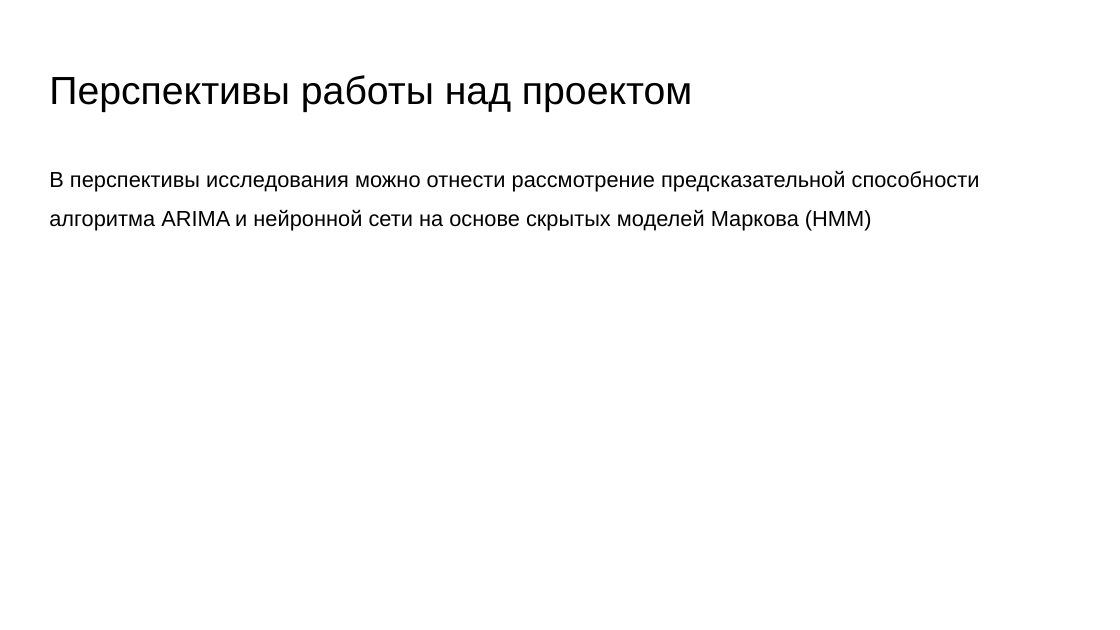
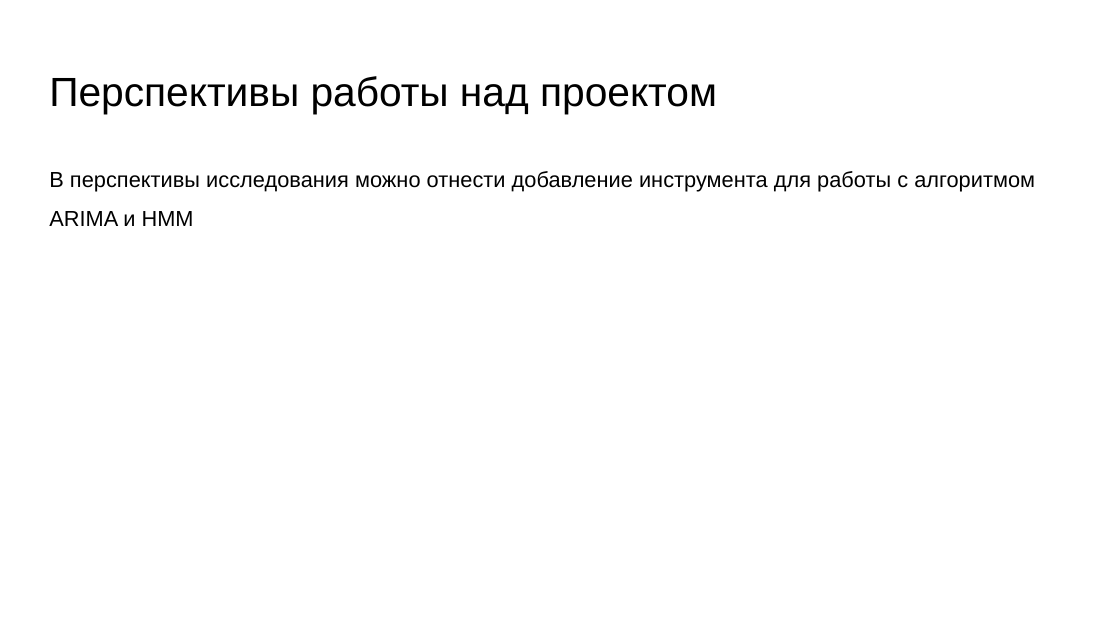
Before and after one commit to toadandahalf/ai_crypto, a slide deck: slide 12 of презентация.pptx. Drawn at 1120x630 pixels with LibreOffice and Linux fonts; fonts in the diff are those of the drawing. Boxes give left, top, right and bottom in pixels: in the first picture for what was removed or moved away, otherwise in the second. Text is boxed around its words. In the diff, an @@ line names an element or a change of style, - is before the commit and + after.

```diff
--- a/презентация.pptx
+++ b/презентация.pptx
@@ title "Перспективы работы над проектом" at [49, 76, 717, 114]: size 25.2 to 26.2 pt @@
@@ text at [49, 171, 1035, 226]: text changed @@
-В перспективы исследования можно отнести рассмотрение предсказательной способности алгоритма ARIMA и нейронной сети на основе скрытых моделей Маркова (HMM)
+В перспективы исследования можно отнести добавление инструмента для работы с алгоритмом ARIMA и HMM
```
Also in this commit, not shown: 11 other slides changed.
